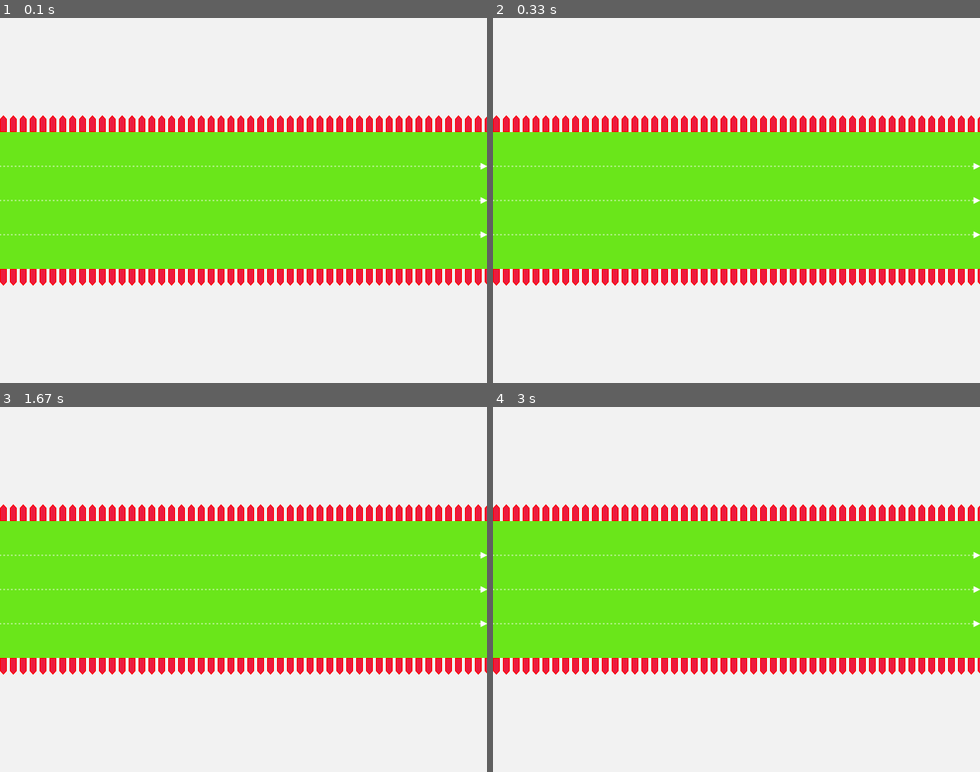
Above: before the commit, frames 1-4 (two rows, left to right).
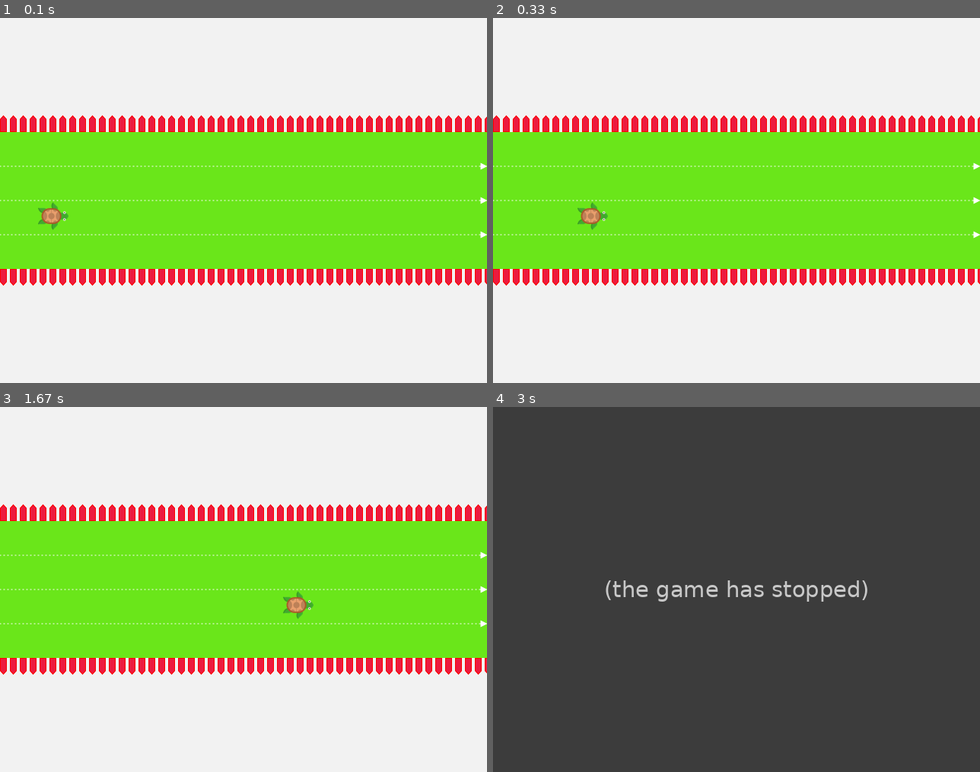
Above: after the commit, the same moments.

Repository: adrianpaliz/keepcoding_python
Game: pygame game, started from classes/animal_race.py
Two runs of this game, one before a commit and one after it. Both use one fixed random seed, a clock stepped at 60 frames per second and the inputs below.
Inputs:
- Up to frame 1 (0.1 s): no input
- Up to frame 2 (0.33 s): no input
- Up to frame 3 (1.67 s): no input
- Up to frame 4 (3 s): no input

The runs differ from the first frame. In frame 1, 0.2% of the frame differs, in the area x 7-15%, y 50-59%; in frame 2, 0.2%; in frame 3, 0.2%; in frame 4, 100%, in the area x 0-100%, y 0-100%.
After the commit the program exited at 2.88 s; later frames show no game.

Commit message:
Add a first competitor to the constructor of the class and changes on the compete method.

Diff:
--- a/classes/animal_race.py
+++ b/classes/animal_race.py
@@ -1,9 +1,19 @@
-import pygame, sys
+import pygame, sys, random
+
+
+class Competitor:
+    def __init__(self, x_axis=0, y_axis=0):
+        self.costume = pygame.image.load("images/turtle.png")
+        self.position = [x_axis, y_axis]
+        self.name = "Turtle"
+
+    def move_forward(self):
+        self.position[0] += random.randint(1, 6)
 
 
 class Game:
     competitors = []
-    __start_line = 20
+    __start_line = 5
     __finish_line = 620
 
     def __init__(self):
@@ -11,15 +21,27 @@
         self.__background = pygame.image.load("images/background.png")
         pygame.display.set_caption("Animal race.")
 
+        first_competitor = Competitor(self.__start_line, 240)
+        first_competitor.name = "Chimborazo"
+        self.competitors.append(first_competitor)
+
     def compete(self):
         there_is_a_winner = False
-
         while not there_is_a_winner:
             for event in pygame.event.get():
                 if event.type == pygame.QUIT:
                     there_is_a_winner = True
 
+            self.competitors[0].move_forward()
+
+            if self.competitors[0].position[0] >= self.__finish_line:
+                print("{} has won the race.".format(self.competitors[0].name))
+                there_is_a_winner = True
+
             self.__screen.blit(self.__background, (0, 0))
+            self.__screen.blit(
+                self.competitors[0].costume, self.competitors[0].position
+            )
 
             pygame.display.flip()
 
